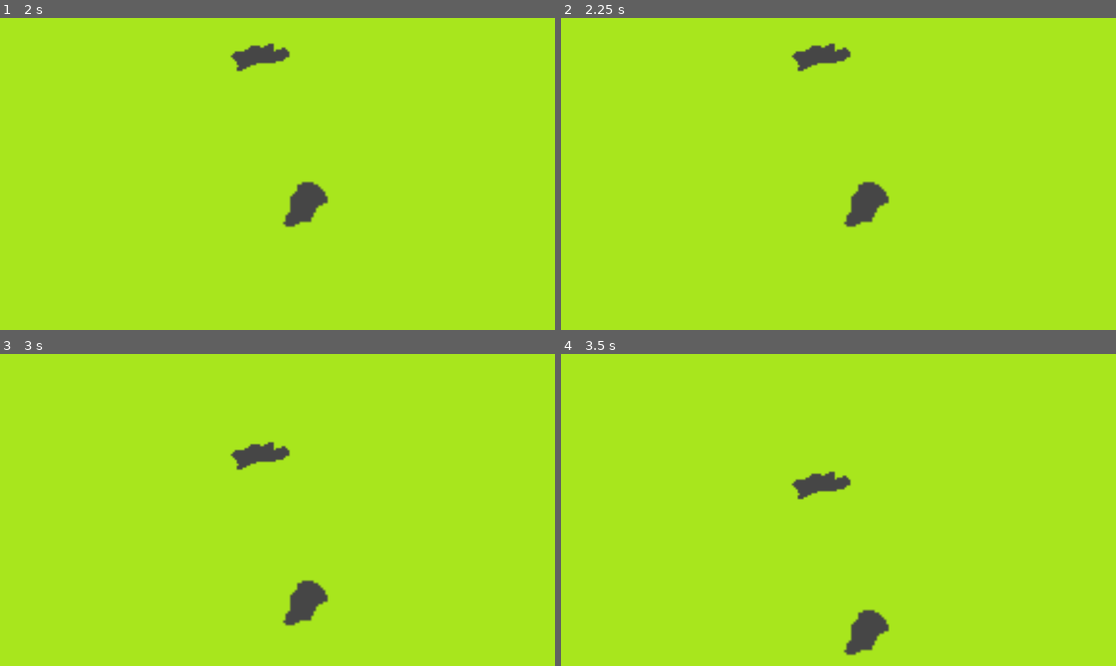
Above: before the commit, frames 1-4 (two rows, left to right).
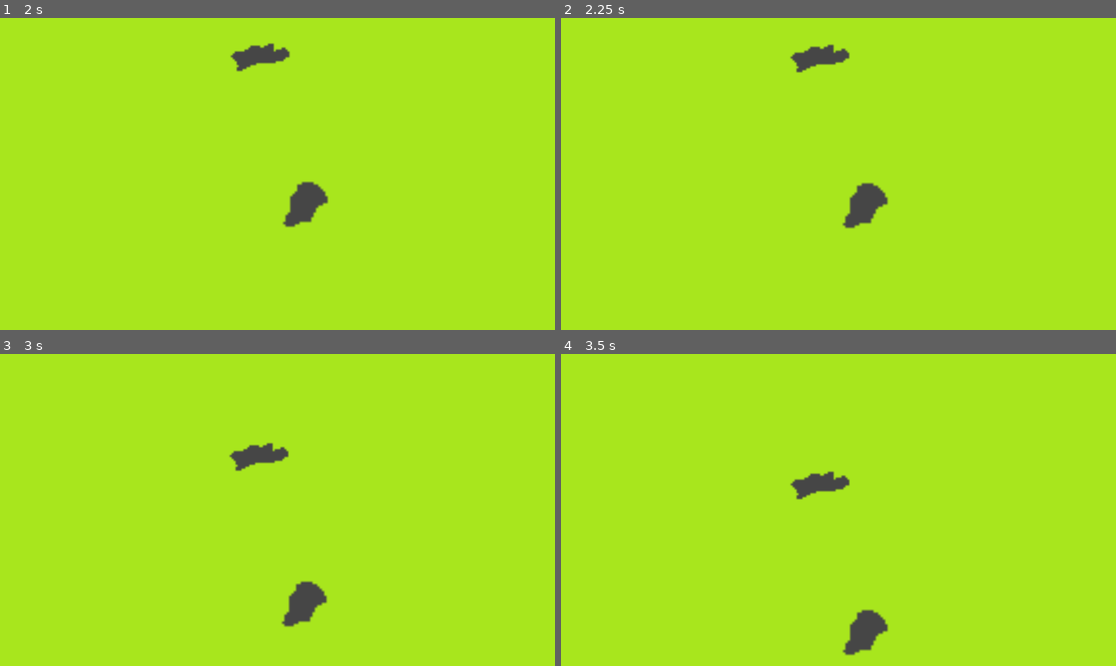
Above: after the commit, the same moments.

Repository: justin-swenson111/SY25-26
Game: Godot game, scene res://prefabs/world assets/World.tscn
Two runs of this game, one before a commit and one after it. Both use one fixed random seed, a clock stepped at 60 frames per second and the inputs below.
Inputs:
- Up to frame 1 (2 s): tap Enter at 0.5 s; hold D (Right) 0.53-1.28 s; tap Space (attack) at 0.6, 1.25, 1.35 s; hold S (Down) from 1.28 s (still down)
- Up to frame 2 (2.25 s): tap Enter at 2 s; release S (Down) at 2.03 s; hold D (Right) from 2.03 s (still down); tap Space (attack) at 2.1 s
- Up to frame 3 (3 s): tap Space (attack) at 2.75, 2.85 s; release D (Right) at 2.78 s; hold W (Up) from 2.78 s (still down)
- Up to frame 4 (3.5 s): keep holding W (Up)

Frame 1 is identical in both runs. In frame 2, 0.4% of the frame differs, in the area x 41-60%, y 8-68%; in frame 3, 0.4%; in frame 4, 0.3%.

Commit message:
Enemy health and death mechanics

Diff:
--- a/2D game/new-game-project/prefabs/NPC/punching bag.tscn
+++ b/2D game/new-game-project/prefabs/NPC/punching bag.tscn
@@ -5,7 +5,7 @@
 [sub_resource type="RectangleShape2D" id="RectangleShape2D_rsruq"]
 size = Vector2(89, 91)
 
-[node name="PunchingBag" type="CharacterBody2D"]
+[node name="PunchingBag" type="CharacterBody2D" groups=["Enemy"]]
 script = ExtResource("1_qnnvr")
 
 [node name="CollisionShape2D" type="CollisionShape2D" parent="."]
--- a/2D game/new-game-project/prefabs/world assets/World.tscn
+++ b/2D game/new-game-project/prefabs/world assets/World.tscn
@@ -25,3 +25,6 @@
 
 [node name="PunchingBag" parent="." instance=ExtResource("5_ena3x")]
 position = Vector2(45, -20)
+
+[node name="PunchingBag2" parent="." instance=ExtResource("5_ena3x")]
+position = Vector2(-287, 4)
--- a/2D game/new-game-project/project.godot
+++ b/2D game/new-game-project/project.godot
@@ -22,6 +22,10 @@
 [editor]
 
 version_control/autoload_on_startup=true
+
+[global_group]
+
+Enemy="Things that take damage from the player"
 
 [input]
 
--- a/2D game/new-game-project/scripts/character/attack.gd
+++ b/2D game/new-game-project/scripts/character/attack.gd
@@ -2,5 +2,5 @@
 
 
 func _on_body_entered(body: Node2D) -> void:
-	if (body.name == "PunchingBag"):
+	if (body.is_in_group("Enemy")):
 		body.hurt()
--- a/2D game/new-game-project/scripts/enemy/damage.gd
+++ b/2D game/new-game-project/scripts/enemy/damage.gd
@@ -1,4 +1,9 @@
 extends CharacterBody2D
 
+var health = 5
+
 func hurt():
-	print("ow")
+	health-=1
+	print(health)
+	if health == 0:
+		queue_free()
